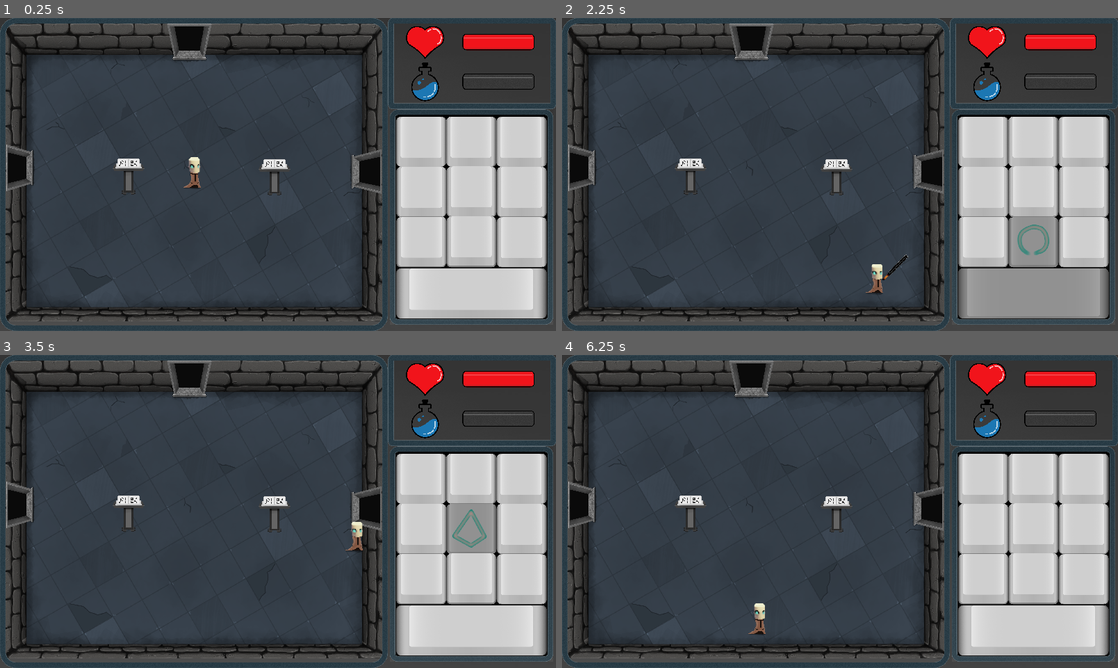
Above: before the commit, frames 1-4 (two rows, left to right).
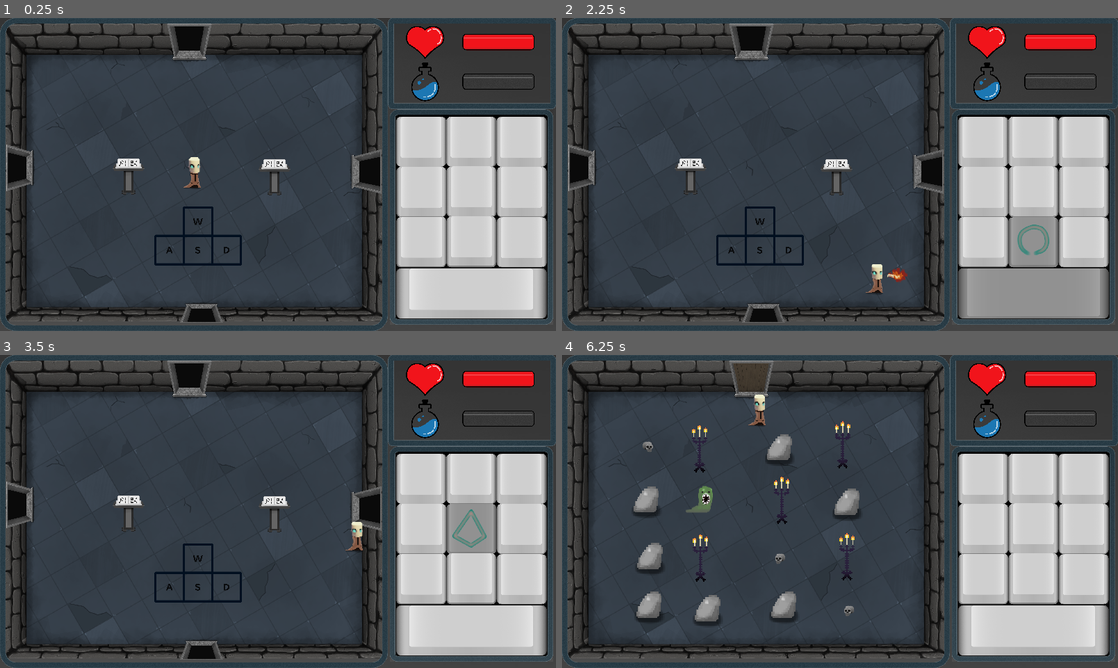
Above: after the commit, the same moments.

Repository: m-at-FNSPE/fitgamejam-team10
Game: Godot game, scene res://Main.tscn
Same seed, same stepped clock (60 frames per second), same inputs: the game is played once before the commit and once after it.
Inputs:
- Up to frame 1 (0.25 s): no input
- Up to frame 2 (2.25 s): tap Enter at 0.5 s; hold D (movement_right) 0.53-1.28 s; tap E (interact) at 0.6 s; hold S (movement_down) 1.28-2.03 s; tap M (rune_bottom_mid) at 1.35 s; hold D (movement_right) from 2.03 s (still down); tap Space (rune_confirm) at 2.1 s
- Up to frame 3 (3.5 s): release D (movement_right) at 2.78 s; hold W (movement_up) from 2.78 s (still down); tap J (rune_mid_mid) at 2.85 s
- Up to frame 4 (6.25 s): release W (movement_up) at 3.53 s; hold A (movement_left) 3.53-5.03 s; tap one key every 0.75 s from 3.6 s: U (rune_top_mid) E (interact) M (rune_bottom_mid) Space (rune_confirm); hold S (movement_down) 5.03-5.78 s; hold D (movement_right) from 5.78 s (still down)

The runs differ from the first frame. In frame 1, 0.8% of the frame differs, in the area x 27-44%, y 60-98%; in frame 2, 0.9%; in frame 3, 0.8%; in frame 4, 5.6%, in the area x 1-69%, y 2-90%.

Commit message:
Added casting

Diff:
--- /dev/null
+++ b/BigClutter/ControlGuide.tscn
@@ -0,0 +1,9 @@
+[gd_scene load_steps=2 format=2]
+
+[ext_resource path="res://Assets/UI/Tutorial/UI_Navigation.png" type="Texture" id=1]
+
+[node name="ControlGuide" type="Sprite"]
+position = Vector2( 1, -1.00001 )
+scale = Vector2( 0.383665, 0.383665 )
+texture = ExtResource( 1 )
+offset = Vector2( 2.60644, 531.714 )
--- a/DungeonGeneration/Room.gd
+++ b/DungeonGeneration/Room.gd
@@ -14,6 +14,8 @@
 
 export (PackedScene) var Lactern = preload("res://Pedastal/Pedastal.tscn")
 export (PackedScene) var BossScene = preload("res://Enemies/Boss.tscn")
+
+export (PackedScene) var help = preload("res://BigClutter/ControlGuide.tscn")
 
 const map_size = Vector2(4,4) # from 0 to the value including
 
@@ -35,12 +37,37 @@
 
 func generate_layout():
 	# 0 empty, 1 random room, 2 spawm, 3 boss, 4 reading
-	room_layout = [	[3, "sf", "ss", "gs", 4],
+	room_layout = [	[0, 0, 0, 0, 0],
 					[0, 0, "hs", 0, 0],
-					[0, 0, "fs", 0, 0],
+					[0, "gd", 2, "hd", 0],
 					[0, 0, "ss", 0, 0],
-					[0, 3, 2, "s", 0]]
-	current_position = Vector2(4,2)
+					[0, 0, 0, 0, 0]]
+	var boss = randi()%4
+	var lactern = randi()%4
+	if lactern == boss:
+		lactern = (lactern + 1)%4
+
+	match boss:
+		1:
+			room_layout[0][2] = 3
+		2:
+			room_layout[2][0] = 3
+		3:
+			room_layout[2][4] = 3
+		0:
+			room_layout[4][2] = 3
+
+	match lactern:
+		1:
+			room_layout[0][2] = 4
+		2:
+			room_layout[2][0] = 4
+		3:
+			room_layout[2][4] = 4
+		0:
+			room_layout[4][2] = 4
+
+	current_position = Vector2(2,2)
 	initialize_cleared_rooms()
 
 
@@ -132,10 +159,15 @@
 func generate_start_room():
 	var lac1 = Lactern.instance()
 	var lac2 = Lactern.instance()
+	var h = help.instance()
+
 	lac1.position = $PREFABS/START/Left.position
 	lac2.position = $PREFABS/START/Right.position
+
+	h.position = $PREFABS/LACTERN/Position2D.position
 	$BigClutter.call_deferred("add_child", lac1)
 	$BigClutter.call_deferred("add_child", lac2)
+	$BigClutter.call_deferred("add_child", h)
 	yield(get_tree().create_timer(0.1), "timeout")  # Technically wrong but its fine
 	lac1.left_spawn()
 	lac2.right_spawn()
--- a/Player/Player.gd
+++ b/Player/Player.gd
@@ -56,7 +56,7 @@
 		get_parent().add_child(projectile)
 
 func sword_attack(type):
-	get_node("AnimationPlayer").play("sword_swing")
+	get_node("AnimationPlayer").play("cast")
 	for i in sword_coliding_with_enemies:
 		if i.has_method("hit_by_sword"):
 			i.hit_by_sword(5, facing_direction, 200, type)
--- a/Player/Player.tscn
+++ b/Player/Player.tscn
@@ -1,14 +1,25 @@
-[gd_scene load_steps=10 format=2]
+[gd_scene load_steps=14 format=2]
 
 [ext_resource path="res://Player/Player.gd" type="Script" id=1]
 [ext_resource path="res://Player/Projectile.tscn" type="PackedScene" id=2]
 [ext_resource path="res://art/player/player.tres" type="SpriteFrames" id=3]
-[ext_resource path="res://Assets/Props/Sword.png" type="Texture" id=4]
+[ext_resource path="res://Assets/Effects/Fire/FireAttack00.png" type="Texture" id=4]
+[ext_resource path="res://Assets/Effects/Fire/FireAttack01.png" type="Texture" id=5]
+[ext_resource path="res://Assets/Effects/Fire/FireAttack03.png" type="Texture" id=6]
+[ext_resource path="res://Assets/Effects/Fire/FireAttack04.png" type="Texture" id=7]
 
 [sub_resource type="CircleShape2D" id=4]
 
 [sub_resource type="CircleShape2D" id=2]
 radius = 41.5933
+
+[sub_resource type="SpriteFrames" id=5]
+animations = [ {
+"frames": [ ExtResource( 4 ), ExtResource( 5 ), ExtResource( 6 ), ExtResource( 7 ) ],
+"loop": true,
+"name": "default",
+"speed": 5.0
+} ]
 
 [sub_resource type="CircleShape2D" id=3]
 radius = 177.003
@@ -17,45 +28,43 @@
 radius = 21.0
 height = 24.0
 
-[sub_resource type="Animation" id=5]
-resource_name = "sword_swing"
+[sub_resource type="Animation" id=6]
+resource_name = "cast"
 tracks/0/type = "value"
-tracks/0/path = NodePath("Center_of_mass/Sprite:rotation_degrees")
+tracks/0/path = NodePath("Center_of_mass/Sprite:frame")
 tracks/0/interp = 1
 tracks/0/loop_wrap = true
 tracks/0/imported = false
 tracks/0/enabled = true
 tracks/0/keys = {
-"times": PoolRealArray( 0, 1 ),
-"transitions": PoolRealArray( 1, 1 ),
-"update": 0,
-"values": [ -97.7311, -43.2 ]
+"times": PoolRealArray( 0, 0.4, 0.6, 0.8 ),
+"transitions": PoolRealArray( 1, 1, 1, 1 ),
+"update": 1,
+"values": [ 0, 1, 2, 3 ]
 }
 tracks/1/type = "value"
-tracks/1/path = NodePath("Center_of_mass/Sprite:visible")
+tracks/1/path = NodePath("Center_of_mass/Sprite:scale")
 tracks/1/interp = 1
 tracks/1/loop_wrap = true
 tracks/1/imported = false
 tracks/1/enabled = true
 tracks/1/keys = {
+"times": PoolRealArray( 0.1, 0.2, 0.3, 0.4 ),
+"transitions": PoolRealArray( 0.225313, 1, 1, 1 ),
+"update": 1,
+"values": [ Vector2( 1.4508, 1.4508 ), Vector2( 1.7, 1.7 ), Vector2( 2, 2 ), Vector2( 1.4508, 1.4508 ) ]
+}
+tracks/2/type = "value"
+tracks/2/path = NodePath("Center_of_mass/Sprite:visible")
+tracks/2/interp = 1
+tracks/2/loop_wrap = true
+tracks/2/imported = false
+tracks/2/enabled = true
+tracks/2/keys = {
 "times": PoolRealArray( 0, 1 ),
 "transitions": PoolRealArray( 1, 1 ),
 "update": 1,
 "values": [ true, false ]
-}
-tracks/2/type = "method"
-tracks/2/path = NodePath(".")
-tracks/2/interp = 1
-tracks/2/loop_wrap = true
-tracks/2/imported = false
-tracks/2/enabled = false
-tracks/2/keys = {
-"times": PoolRealArray( 0.6 ),
-"transitions": PoolRealArray( 1 ),
-"values": [ {
-"args": [ null ],
-"method": "sword_attack"
-} ]
 }
 
 [node name="Player" type="KinematicBody2D"]
@@ -97,12 +106,13 @@
 "_edit_lock_": true
 }
 
-[node name="Sprite" type="Sprite" parent="Center_of_mass"]
+[node name="Sprite" type="AnimatedSprite" parent="Center_of_mass"]
 visible = false
-position = Vector2( 12, 5 )
-rotation = -1.61055
-texture = ExtResource( 4 )
-offset = Vector2( 20.5, 21 )
+position = Vector2( 17, -5 )
+rotation = -0.0257766
+scale = Vector2( 1.4508, 1.4508 )
+frames = SubResource( 5 )
+offset = Vector2( 20.938, 3.2822 )
 
 [node name="AOE_hitbox" type="Area2D" parent="."]
 collision_layer = 7
@@ -128,8 +138,7 @@
 }
 
 [node name="AnimationPlayer" type="AnimationPlayer" parent="."]
-unique_name_in_owner = true
-anims/sword_swing = SubResource( 5 )
+anims/cast = SubResource( 6 )
 
 [connection signal="body_entered" from="Center_of_mass/SwordHitBox" to="." method="_on_SwordHitBox_body_entered"]
 [connection signal="body_exited" from="Center_of_mass/SwordHitBox" to="." method="_on_SwordHitBox_body_exited"]
